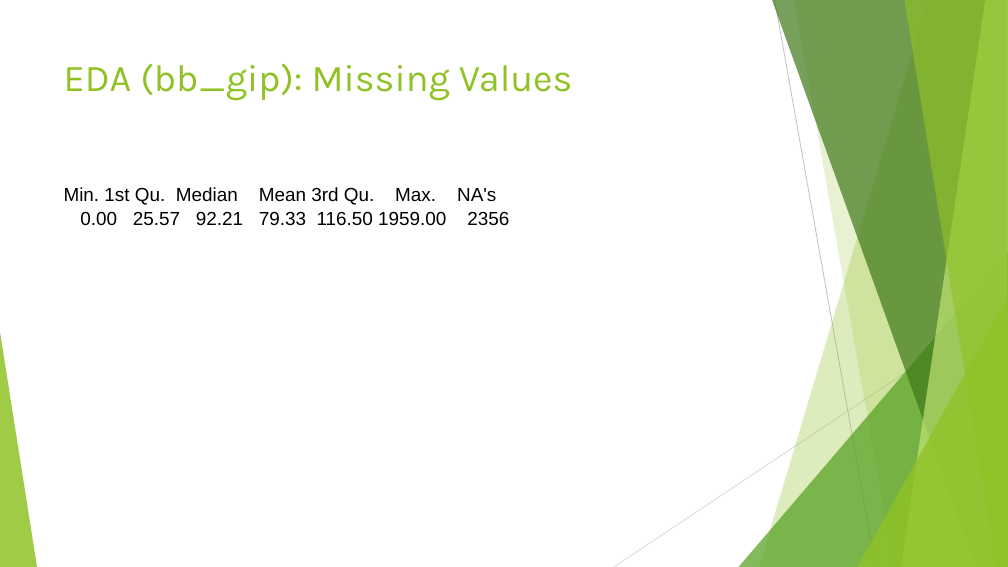
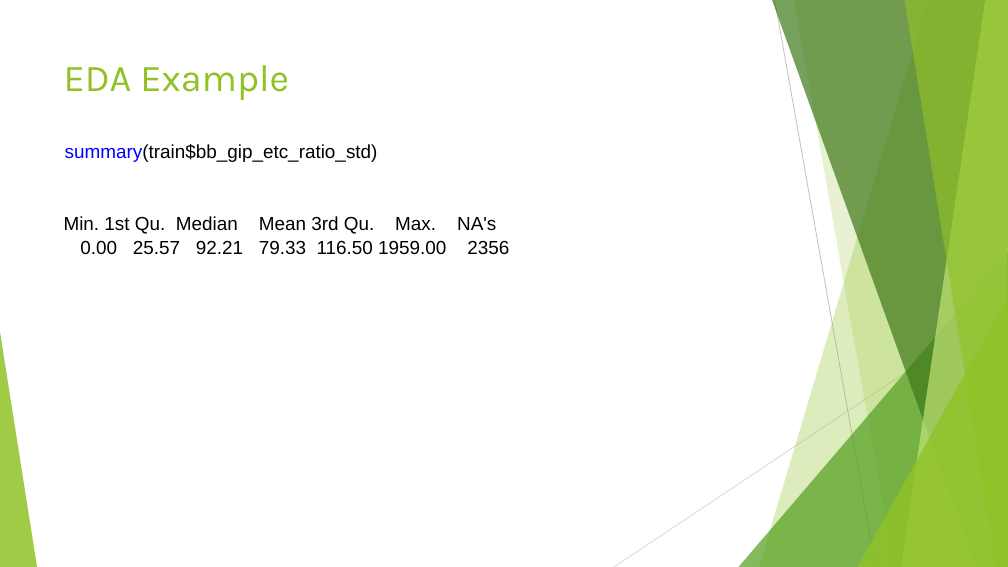
Before and after one commit to anhualin/MyLearning, a slide deck: slide 35 of FDA2018/FDA_Presentation.pptx (slide 36 before the commit). Drawn at 1008x567 pixels with LibreOffice and Linux fonts; fonts in the diff are those of the drawing. Boxes give left, top, right and bottom in pixels: in the first picture for what was removed or moved away, otherwise in the second. Text is boxed around its words. In the diff, an @@ line names an element or a change of style, - is before the commit and + after.

```diff
--- a/FDA2018/FDA_Presentation.pptx
+++ b/FDA2018/FDA_Presentation.pptx
@@ title at (64, 65, 289, 100): text changed @@
-EDA (bb_gip): Missing Values
+EDA Example
@@ text added at (65, 144, 378, 162), 18 pt, text #000000 @@
+summary(train$bb_gip_etc_ratio_std)
@@ text "Min. 1st Qu. Median Mean ...": place and size @@
-text "Min. 1st Qu. Median Mean ..." at (64, 187, 509, 226)
+text "Min. 1st Qu. Median Mean ..." at (64, 216, 509, 255)
```
Also in this commit, not shown: 1 other slide changed, 1 slide added, 1 slide removed, 4 other files.
